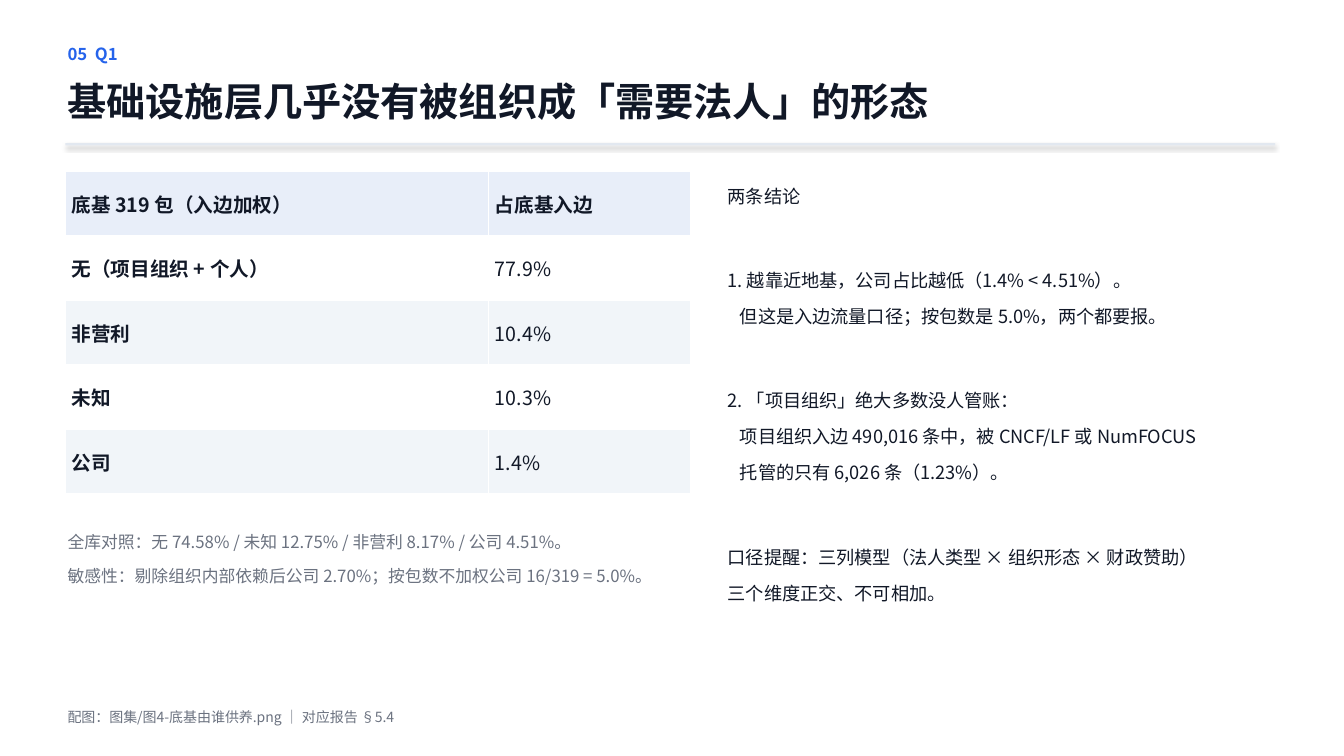
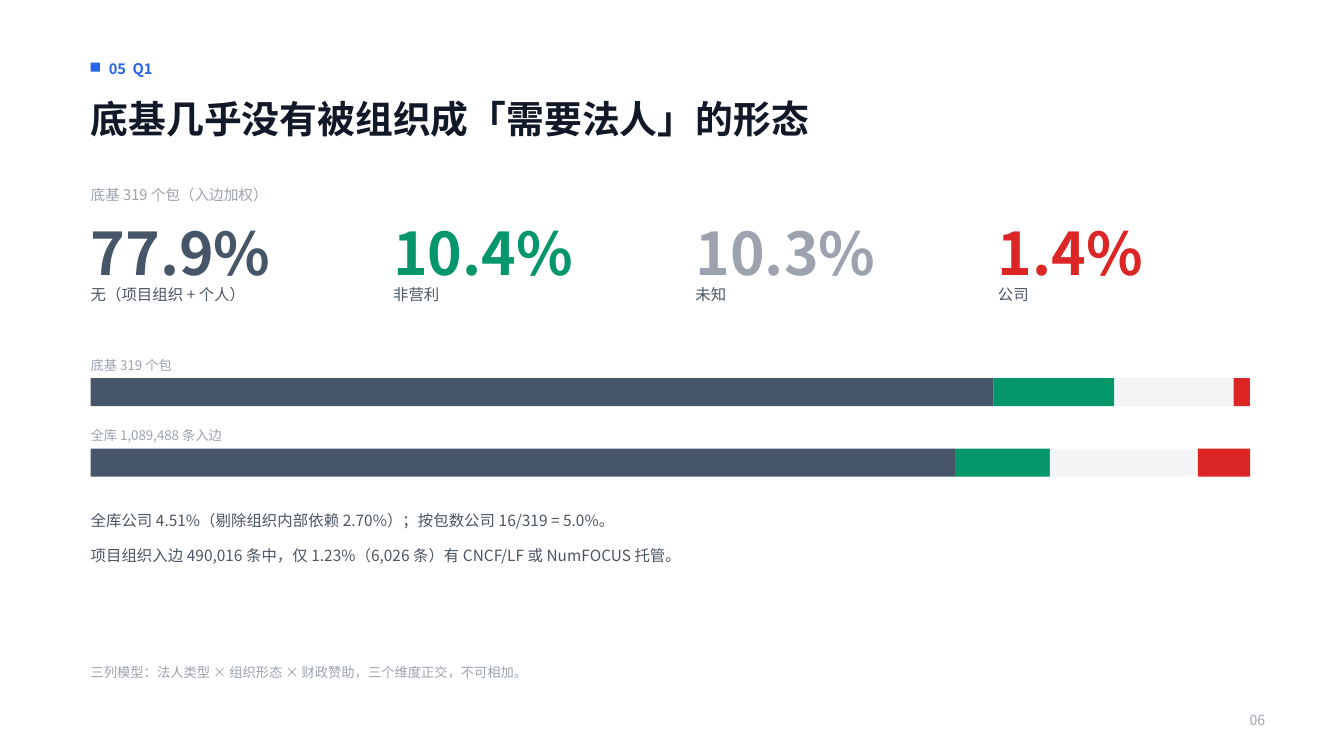
Before and after one commit to lzt-2077/opensource-infra-midterm, a slide deck: slide 6 of 中期展示.pptx (slide 7 before the commit). Drawn at 1344x756 pixels with LibreOffice and Linux fonts; fonts in the diff are those of the drawing. Boxes give left, top, right and bottom in pixels: in the first picture for what was removed or moved away, otherwise in the second. Text is boxed around its words. In the diff, an @@ line names an element or a change of style, - is before the commit and + after.

```diff
--- a/中期展示.pptx
+++ b/中期展示.pptx
@@ text "05 Q1": place and size @@
-text "05 Q1" at box(68, 47, 118, 64)
+text "05 Q1" at box(109, 63, 153, 77)
@@ text "05 Q1" at box(109, 63, 153, 77): size 12 to 10.5 pt; line spacing 1.15 to 1.25; less space between paragraphs @@
@@ rectangle added at box(91, 63, 100, 72), fill #2563EB @@
@@ text at box(91, 100, 809, 137): text changed; size 28 to 27 pt @@
-基础设施层几乎没有被组织成「需要法人」的形态
+底基几乎没有被组织成「需要法人」的形态
@@ rectangle removed at box(66, 143, 1275, 145) @@
@@ table removed at box(66, 171, 691, 494), 5 rows, 2 columns @@
-底基 319 包（入边加权） | 占底基入边
-无（项目组织 + 个人） | 77.9%
-非营利 | 10.4%
-未知 | 10.3%
-公司 | 1.4%
@@ text added at box(91, 188, 268, 201), 10.5 pt, text #9CA3AF @@
+底基 319 个包（入边加权）
@@ text removed at box(728, 187, 1198, 602) @@
-两条结论
-1. 越靠近地基，公司占比越低（1.4% < 4.51%）。
-但这是入边流量口径；按包数是 5.0%，两个都要报。
-2. 「项目组织」绝大多数没人管账：
-项目组织入边 490,016 条中，被 CNCF/LF 或 NumFOCUS
-托管的只有 6,026 条（1.23%）。
-口径提醒：三列模型（法人类型 × 组织形态 × 财政赞助）
-三个维度正交、不可相加。
@@ text added at box(91, 230, 271, 290), 42 pt, text #475569, bold @@
+77.9%
@@ text added at box(393, 230, 573, 290), 42 pt, text #059669, bold @@
+10.4%
@@ text added at box(695, 231, 875, 290), 42 pt, text #9CA3AF, bold @@
+10.3%
@@ text added at box(998, 230, 1143, 290), 42 pt, text #DC2626, bold @@
+1.4%
@@ text added at box(91, 287, 245, 301), 11 pt, text #4B5563 @@
+无（项目组织 + 个人）
@@ text added at box(393, 287, 439, 302), 11 pt, text #4B5563 @@
+非营利
@@ text added at box(695, 287, 726, 301), 11 pt, text #4B5563 @@
+未知
@@ text added at box(998, 287, 1029, 301), 11 pt, text #4B5563 @@
+公司
@@ text added at box(91, 359, 172, 371), 9.5 pt, text #9CA3AF @@
+底基 319 个包
@@ rectangle added at box(91, 378, 994, 406), fill #475569 @@
@@ rectangle added at box(994, 378, 1115, 406), fill #059669 @@
@@ rectangle added at box(1114, 378, 1233, 406), fill #F3F4F6 @@
@@ rectangle added at box(1234, 378, 1250, 406), fill #DC2626 @@
@@ text added at box(91, 429, 222, 442), 9.5 pt, text #9CA3AF @@
+全库 1,089,488 条入边
@@ rectangle added at box(91, 449, 956, 477), fill #475569 @@
@@ rectangle added at box(956, 449, 1051, 477), fill #059669 @@
@@ rectangle added at box(1051, 449, 1199, 477), fill #F3F4F6 @@
@@ rectangle added at box(1198, 449, 1250, 477), fill #DC2626 @@
@@ text at box(91, 513, 681, 564): text changed; size 12 to 11 pt; text colour #6B7280 to #4B5563 @@
-全库对照：无 74.58% / 未知 12.75% / 非营利 8.17% / 公司 4.51%。
-敏感性：剔除组织内部依赖后公司 2.70%；按包数不加权公司 16/319 = 5.0%。
+全库公司 4.51%（剔除组织内部依赖 2.70%）；按包数公司 16/319 = 5.0%。
+项目组织入边 490,016 条中，仅 1.23%（6,026 条）有 CNCF/LF 或 NumFOCUS 托管。
@@ text added at box(91, 666, 528, 678), 9.5 pt, text #9CA3AF @@
+三列模型：法人类型 × 组织形态 × 财政赞助，三个维度正交，不可相加。
@@ text removed at box(68, 710, 394, 726) @@
-配图：图集/图4-底基由谁供养.png ｜ 对应报告 §5.4
@@ text added at box(1250, 715, 1266, 725), 10 pt, text #9CA3AF @@
+06
```
Also in this commit, not shown: 8 other slides changed, 3 slides added, 6 slides removed, 1 other file.
